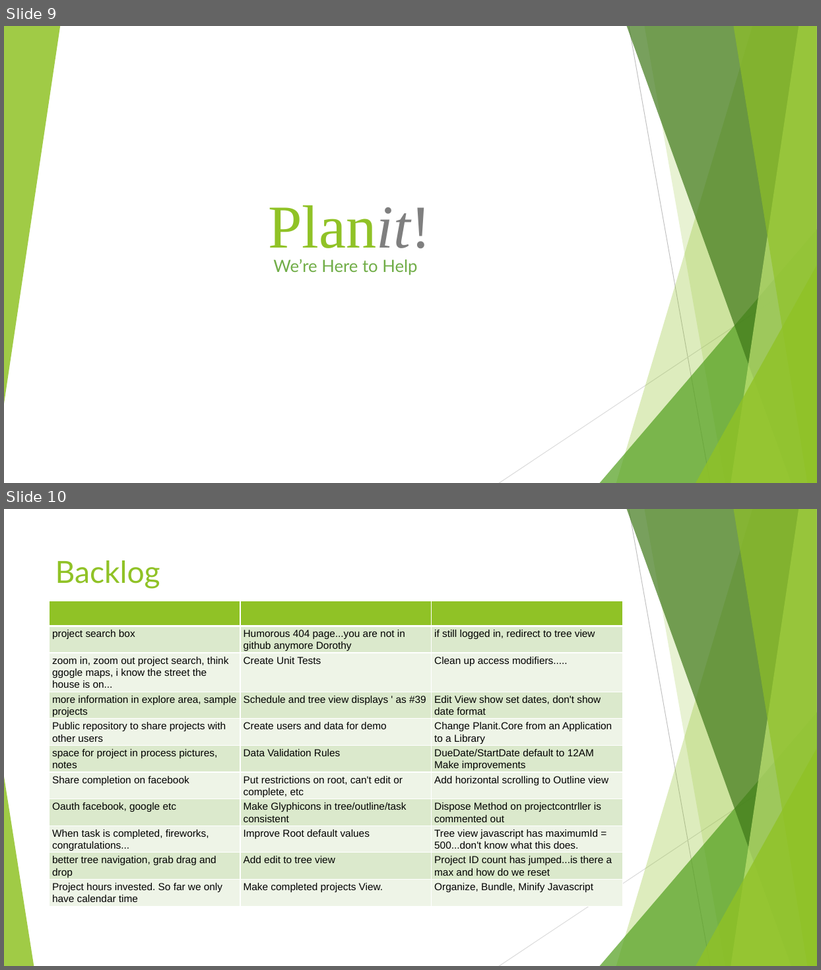
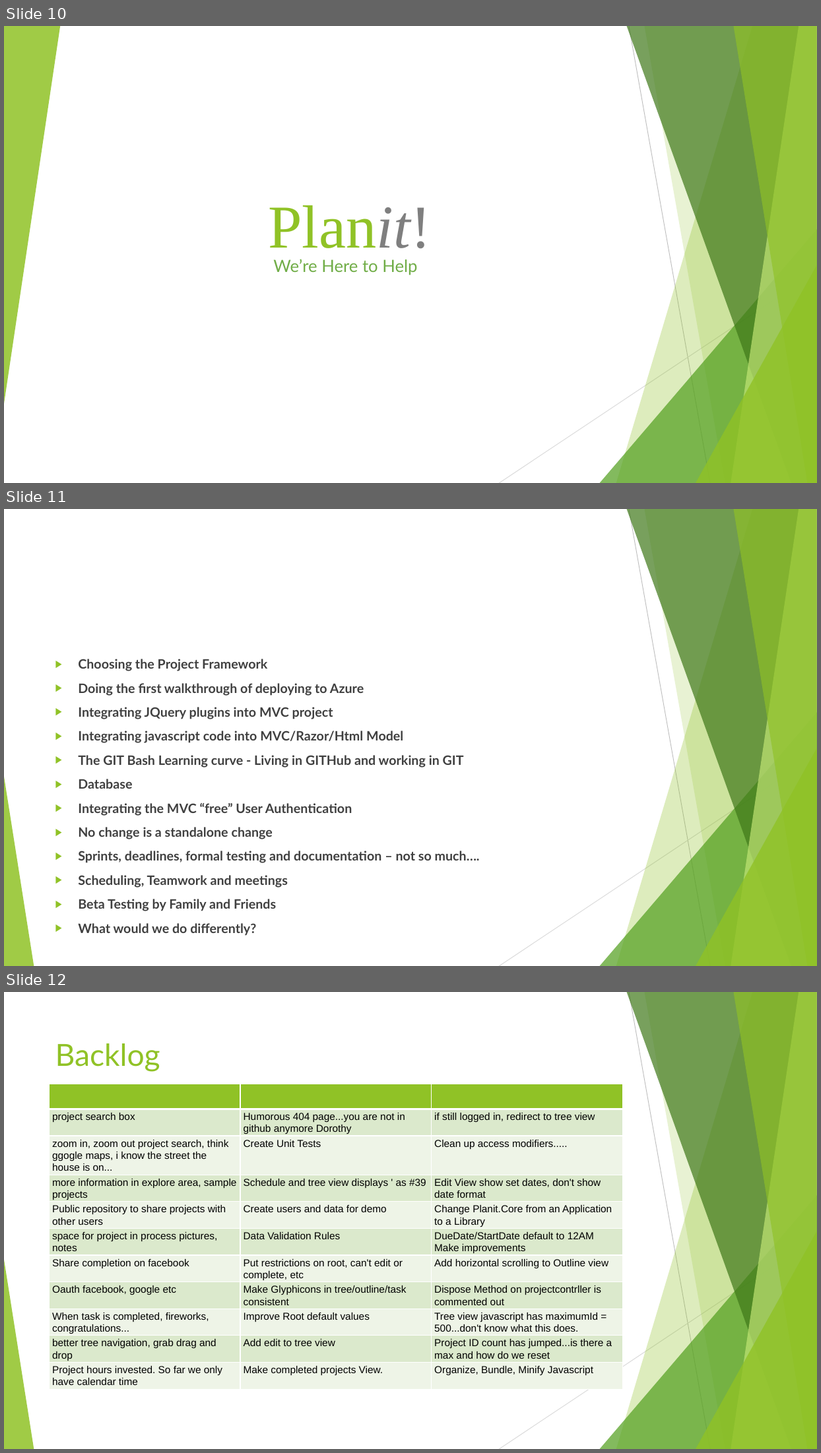
Before and after one commit to Project6/Planit, a slide deck: Final Project Documentation/CSC521.pptx. Shown one above the other, each under a label of ours: slides 9 and 10 before the commit, slides 10, 11 and 12 after it. The pictures are 821x970 and 821x1453 pixels, drawn with LibreOffice and Linux fonts; fonts in the diff are those of the drawing. Boxes give left, top, right and bottom in pixels: in the first picture for what was removed or moved away, otherwise in the second. Text is boxed around its words. In the diff, an @@ line names an element or a change of style, - is before the commit and + after.

```diff
--- a/Final Project Documentation/CSC521.pptx
+++ b/Final Project Documentation/CSC521.pptx
@@ slide 11 added at box(4, 509, 817, 966), background #FFFFFF; not listed: 10 template elements that a slide beside it also shows @@
@@ text added at box(78, 659, 480, 912), 15.3 pt, text #404040, bold @@
+▶ Choosing the Project Framework
+▶ Doing the first walkthrough of deploying to Azure
+▶ Integrating JQuery plugins into MVC project
+▶ Integrating javascript code into MVC/Razor/Html Model
+▶ The GIT Bash Learning curve - Living in GITHub and working in GIT
+▶ Database
+▶ Integrating the MVC “free” User Authentication
+▶ No change is a standalone change
+▶ Sprints, deadlines, formal testing and documentation – not so much….
+▶ Scheduling, Teamwork and meetings
+▶ Beta Testing by Family and Friends
+▶ What would we do differently?
@@ what was slide 9 is now slide 10 @@
@@ what was slide 10 is now slide 12 @@
```
Also in this commit, not shown: 1 other slide added, 2 other files.
